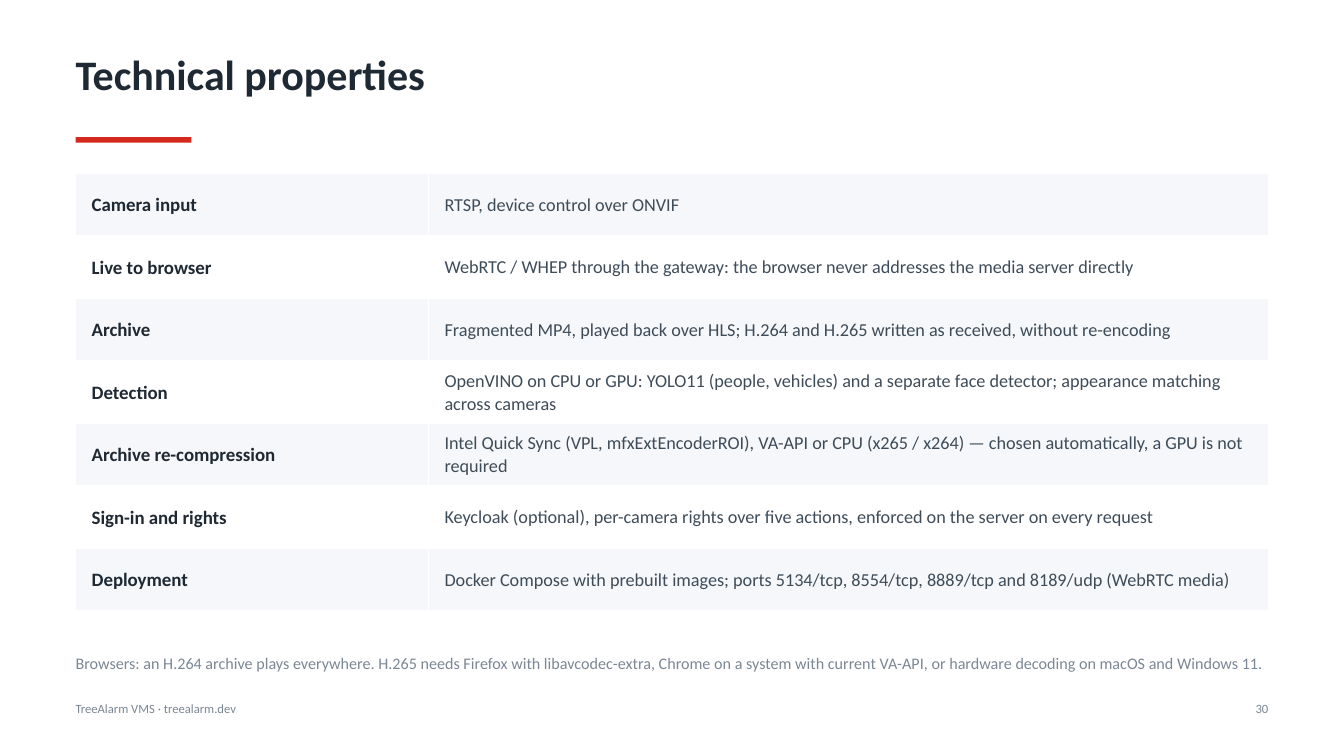
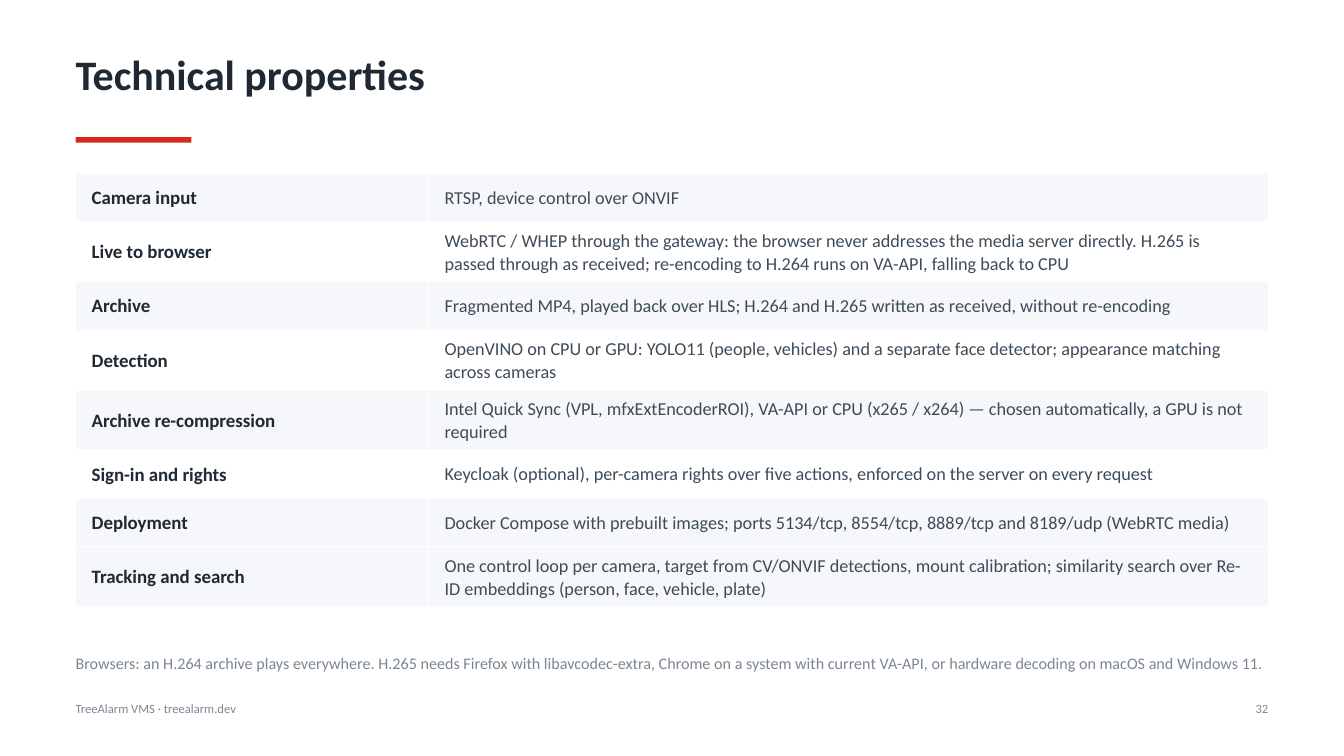
Before and after one commit to treealarm/ta_vms, a slide deck: slide 32 of docs/TreeAlarm-VMS-2026-en.pptx (slide 30 before the commit). Drawn at 1344x756 pixels with LibreOffice and Linux fonts; fonts in the diff are those of the drawing. Boxes give left, top, right and bottom in pixels: in the first picture for what was removed or moved away, otherwise in the second. Text is boxed around its words. In the diff, an @@ line names an element or a change of style, - is before the commit and + after.

```diff
--- a/docs/TreeAlarm-VMS-2026-en.pptx
+++ b/docs/TreeAlarm-VMS-2026-en.pptx
@@ table at [76,173,1268,602] @@
-row 2, column 2: WebRTC / WHEP through the gateway: the browser never addresses the media server directly
+row 2, column 2: WebRTC / WHEP through the gateway: the browser never addresses the media server directly. H.265 is passed through as received; re-encoding to H.264 runs on VA-API, falling back to CPU
+row 8: Tracking and search | One control loop per camera, target from CV/ONVIF detections, mount calibration; similarity search over Re-ID embeddings (person, face, vehicle, plate)
@@ text at [1256,705,1269,713]: text changed @@
-30
+32
```
Also in this commit, not shown: 25 other slides changed, 2 slides added, 3 other files.
